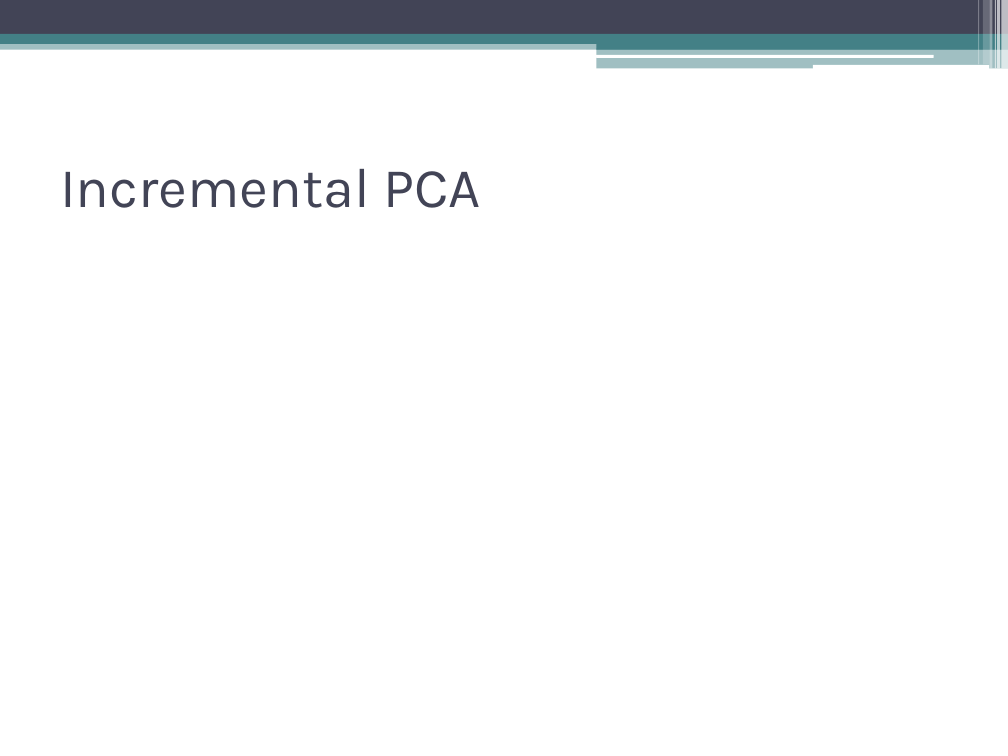
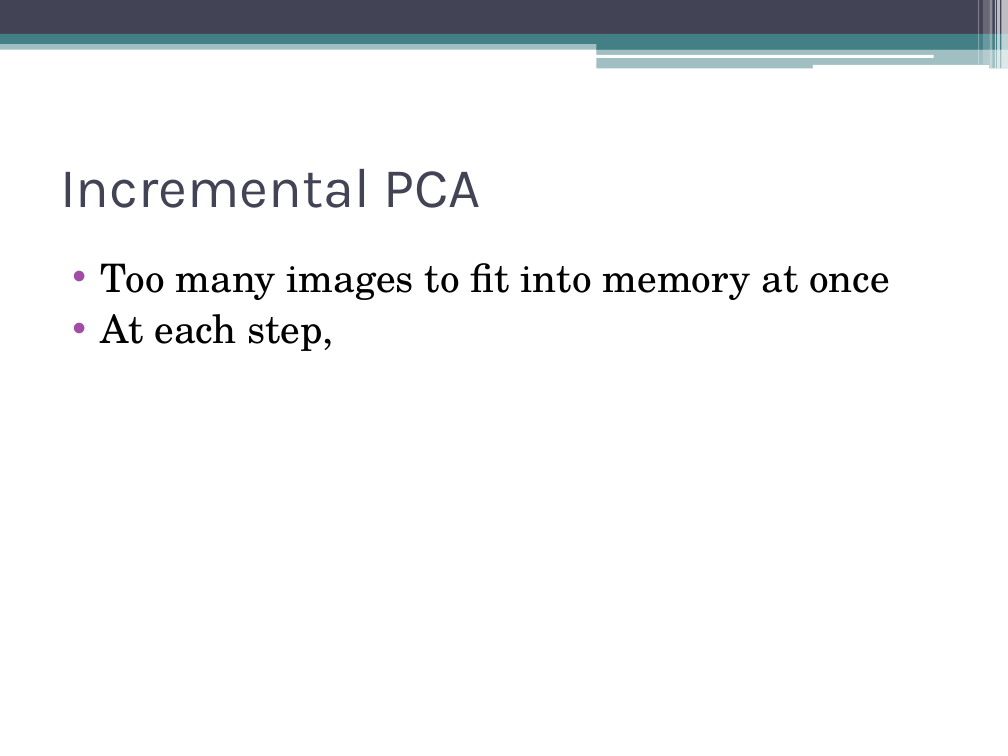
Before and after one commit to dyross/davidrossmastersproject, a slide deck: slide 13 of mastersProject/presentation/visualizationToolsForWebcams.pptx (slide 12 before the commit). Drawn at 1008x756 pixels with LibreOffice and Linux fonts; fonts in the diff are those of the drawing. Boxes give left, top, right and bottom in pixels: in the first picture for what was removed or moved away, otherwise in the second. Text is boxed around its words. In the diff, an @@ line names an element or a change of style, - is before the commit and + after.

```diff
--- a/mastersProject/presentation/visualizationToolsForWebcams.pptx
+++ b/mastersProject/presentation/visualizationToolsForWebcams.pptx
@@ text added at bbox=[101, 263, 889, 351], 28 pt, text #000000 @@
+• Too many images to fit into memory at once
+• At each step,
```
Also in this commit, not shown: 3 other slides changed, 14 slides added, 1 slide removed, 1 other file.
